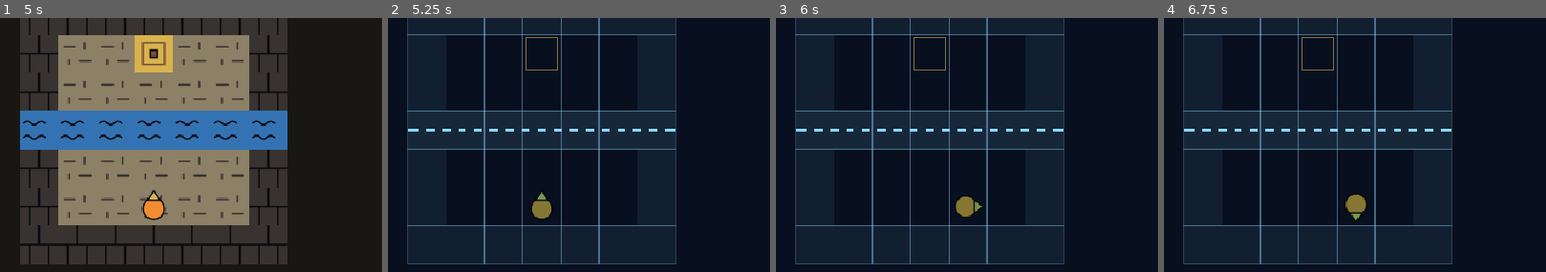
Above: before the commit, frames 1-4 (left to right).
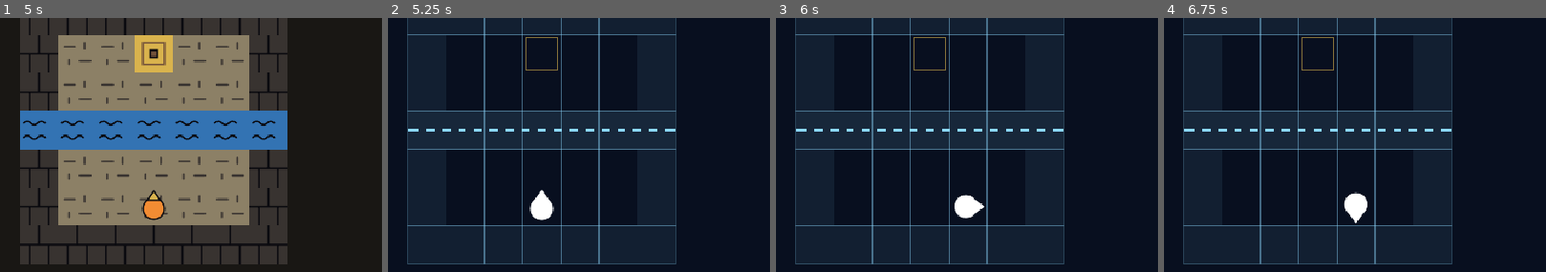
Above: after the commit, the same moments.

Repository: AngeloCS19/Juego
Game: Godot game, scene res://main.tscn
Same seed, same stepped clock (60 frames per second), same inputs: the game is played once before the commit and once after it.
Inputs (mouse positions are % of the whole screen's width and height, from its top left):
- Up to frame 1 (5 s): click "Reiniciar" at 0.5 s; click "Reiniciar" at 1.25 s; click "Reiniciar" at 2 s; click "1 · Traspasar" at 2.75 s; click "Girar ⟲" at 3.5 s; click "Girar ⟳" at 4.25 s
- Up to frame 2 (5.25 s): click "Usar" at 5 s
- Up to frame 3 (6 s): tap Enter at 5.75 s; move the mouse to (72, 45) at 5.77 s; hold Right from 5.78 s (still down); tap 1 at 5.85 s; click (72, 45) at 5.92 s
- Up to frame 4 (6.75 s): tap Space at 6.02, 6.5 s; move the mouse to (30, 55) at 6.52 s; release Right at 6.53 s; hold Down from 6.53 s (still down); tap 2 at 6.6 s
The pictures show only the part of the screen within x 30-80%, y 28-78%; the shares and areas given below are measured in that part.

Frame 1 is identical in both runs. In frame 2, 0.5% of the frame differs, in the area x 37-44%, y 67-80%; in frame 3, 0.5%, in the area x 46-55%, y 69-79%; in frame 4, 0.5%.

Commit message:
Plano espiritual: siluetas celestes en vez de sprites teñidos
Co-Authored-By: Claude Sonnet 5.5 <noreply@anthropic.com>
Claude-Session: https://claude.ai/code/session_01RUN9DzpCWLUyQts42skcTs

Diff:
--- a/scripts/sala.gd
+++ b/scripts/sala.gd
@@ -39,6 +39,7 @@
 var piedras: Array[Dictionary] = []  # cada una: {"pos": Vector2i, "fija": bool, "flota": bool, "marcada": bool}
 var mirando := Vector2i.UP  # hacia dónde mira el jugador (la casilla que apuntan las habilidades)
 var espiritual := false
+static var _siluetas := {}  # sprite -> su silueta blanca, se calcula una vez
 
 
 func cargar(ruta: String) -> void:
@@ -171,6 +172,19 @@
 			return false
 	p["pos"] = destino
 	return true
+
+
+## Copia del sprite con todos los píxeles blancos (conserva la forma). Se tiñe con el color de dibujo:
+## modulate multiplica, así que sobre un sprite verde el celeste no se vería celeste.
+func _silueta(tex: Texture2D) -> Texture2D:
+	if not tex in _siluetas:
+		var img := tex.get_image()
+		img.convert(Image.FORMAT_RGBA8)
+		for y in img.get_height():
+			for x in img.get_width():
+				img.set_pixel(x, y, Color(1, 1, 1, img.get_pixel(x, y).a))
+		_siluetas[tex] = ImageTexture.create_from_image(img)
+	return _siluetas[tex]
 
 
 func _vec(arr: Array) -> Vector2i:
@@ -197,12 +211,12 @@
 		transformacion.dibujar(self, TAM, tamano, CELESTE)
 	for p in piedras:
 		if espiritual:
-			# Los objetos pasan a ser translúcidos y celestes: el mismo sprite, teñido.
+			# Los objetos pasan a ser translúcidos y celestes: la silueta blanca del sprite, teñida.
 			var r_fantasma := Rect2(_centro(p["pos"]) - Vector2.ONE * TAM * 0.5, Vector2.ONE * TAM)
-			draw_texture_rect(TEX_PIEDRA_FIJA if p["fija"] else TEX_PIEDRA, r_fantasma, false, Color(CELESTE, 0.3))
+			draw_texture_rect(_silueta(TEX_PIEDRA_FIJA if p["fija"] else TEX_PIEDRA), r_fantasma, false, Color(CELESTE, 0.3))
 			if p["marcada"]:
 				var r_imagen := Rect2(_centro(transformacion.aplicar(p["pos"])) - Vector2.ONE * TAM * 0.5, Vector2.ONE * TAM)
-				draw_texture_rect(TEX_PIEDRA_FIJA if p["fija"] else TEX_PIEDRA, r_imagen, false, Color(CELESTE, 0.85))
+				draw_texture_rect(_silueta(TEX_PIEDRA_FIJA if p["fija"] else TEX_PIEDRA), r_imagen, false, Color(CELESTE, 0.85))
 			continue
 		var escala := 1.18 if p["flota"] else 1.0  # una piedra en el agua se ve un poco más grande
 		var lado := TAM * escala
@@ -213,7 +227,8 @@
 	# El sprite del jugador apunta hacia arriba: se gira hacia donde mira.
 	draw_set_transform(_centro(jugador), Vector2(mirando).angle() + PI / 2)
 	var lado_j := TAM * 0.9
-	draw_texture_rect(TEX_JUGADOR, Rect2(-Vector2.ONE * lado_j * 0.5, Vector2.ONE * lado_j), false, Color.WHITE if not espiritual else Color(CELESTE, 1.0))
+	var tex_jugador := _silueta(TEX_JUGADOR) if espiritual else TEX_JUGADOR
+	draw_texture_rect(tex_jugador, Rect2(-Vector2.ONE * lado_j * 0.5, Vector2.ONE * lado_j), false)
 	draw_set_transform(Vector2.ZERO)
 
 
